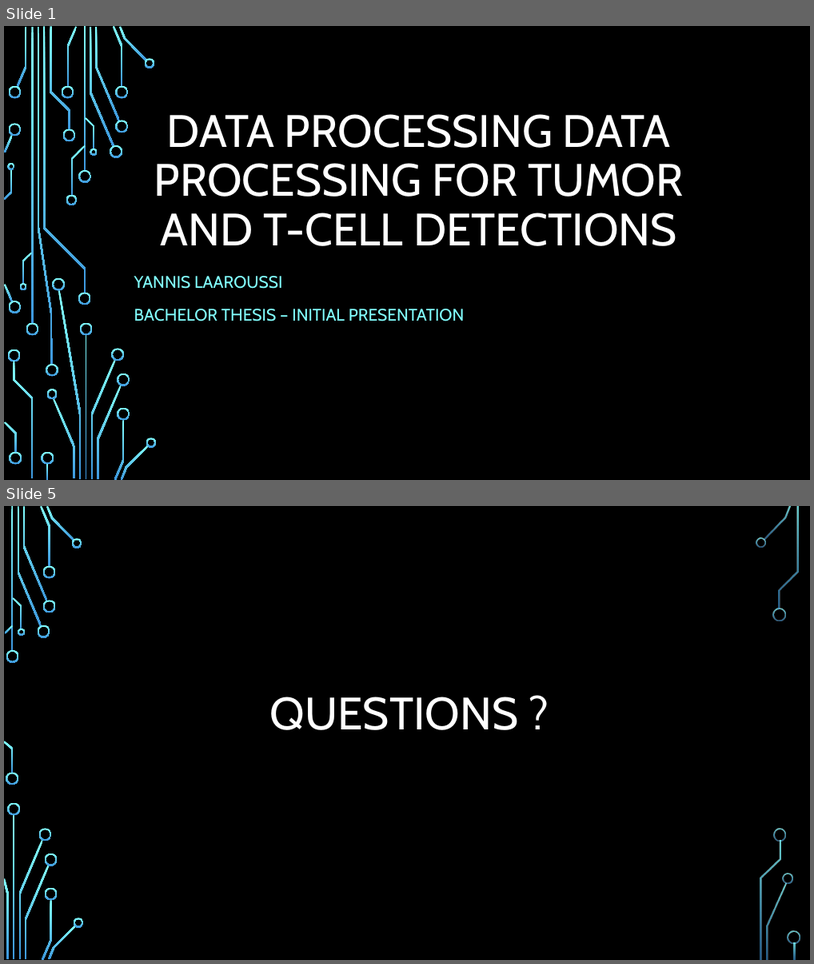
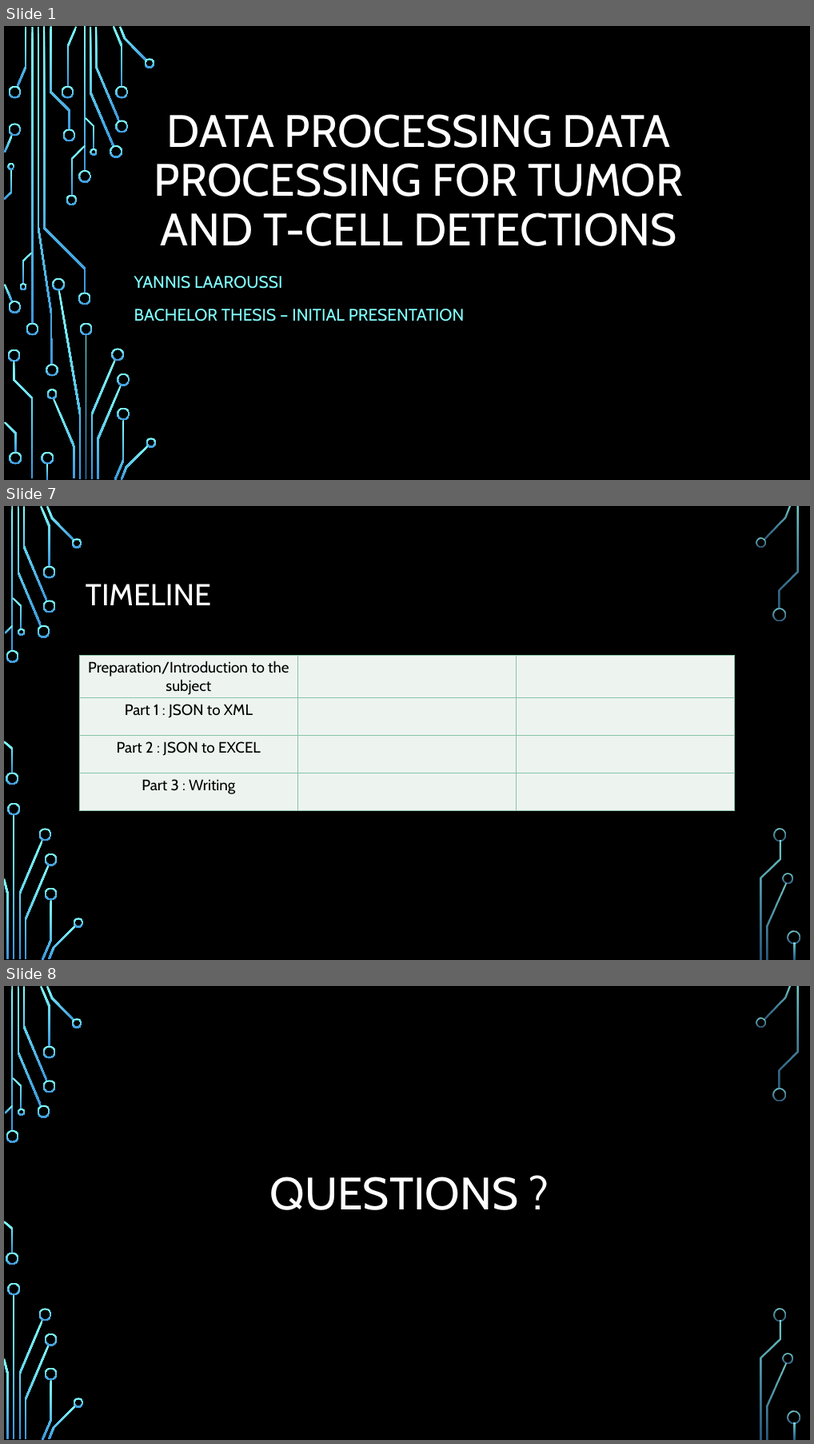
Before and after one commit to Larouyan/BachelorThesis, a slide deck: first_presentation.pptx. Shown one above the other, each under a label of ours: slides 1 and 5 before the commit, slides 1, 7 and 8 after it; the slides between them are not shown. The pictures are 814x964 and 814x1444 pixels, drawn with LibreOffice and Linux fonts; fonts in the diff are those of the drawing; background and template pictures are left out. Boxes give left, top, right and bottom in pixels: in the first picture for what was removed or moved away, otherwise in the second. Text is boxed around its words. In the diff, an @@ line names an element or a change of style, - is before the commit and + after.

```diff
--- a/first_presentation.pptx
+++ b/first_presentation.pptx
@@ slide 7 added at [4,506,810,960], background picture (left out); not listed: 36 template elements that a slide beside it also shows @@
@@ title added at [86,584,211,605], 36 pt, text #FFFFFF @@
+TIMELINE
@@ table added at [80,655,734,810], 4 rows, 3 columns @@
+Preparation/Introduction to the subject |  | 
+Part 1 : JSON to XML |  | 
+Part 2 : JSON to EXCEL |  | 
+Part 3 : Writing |  | 
@@ what was slide 5 is now slide 8 @@
```
Also in this commit, not shown: 5 other slides added, 3 slides removed, 1 other file.
